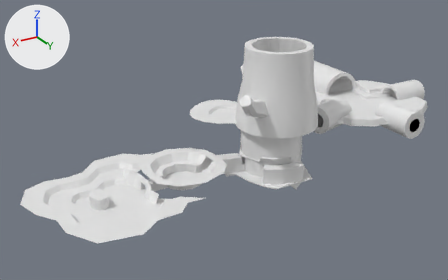
Before and after pictures for a commit that changed the FBX model Assets/Models/Terrain/protobosque.fbx.
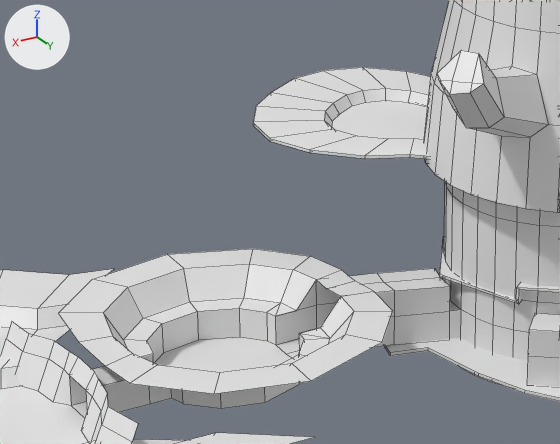
Old and new are each drawn whole from a camera (50 mm lens) standing at (208.7, 263.2, 129.0) and looking at (46.4, -7.3, -6.2) and again close up on the part from 27% to 61% of the width and 29% to 71% of the height. The lights are fixed; the arrows at upper left show +X, +Y and +Z. The first two pictures are the older version. The close-ups show mesh edges as thin lines. Where no turn or scale is listed for an object, it has been applied to the vertices.

The older version as bpy lines, for what is in view:
```python
me_circle_010 = bpy.data.meshes.new('Circle.010')
me_circle_010.from_pydata(...)  # 333 vertices, 331 faces; spans x -2.2..56.8, y -37.1..29.5, z 2.3..46.7
me_circle_013 = bpy.data.meshes.new('Circle.013')
me_circle_013.from_pydata(...)  # 549 vertices, 439 faces; spans x 6.0..158.0, y -40.0..45.0, z -27.0..3.0
# before: 251 (86.0, -3.0, -16.0) at pixel (153, 353), 252 (86.0, 3.0, -16.0), 253 (89.0, 3.0, -16.0), 254 (90.0, -3.0, -16.0), 265 (92.0, 3.0, -12.0) at pixel (132, 353)
# before: 266 (92.0, -3.0, -12.0) at pixel (112, 336)
me_plane_004 = bpy.data.meshes.new('Plane.004')
me_plane_004.from_pydata(...)  # 236 vertices, 197 faces; spans x 4.2..58.5, y -40.6..30.6, z -26.7..5.1
ob_circle = bpy.data.objects.new('Circle', me_circle_010)
ob_circle.location = (0.0, 0.0, 0.0)
ob_circle_004 = bpy.data.objects.new('Circle.004', me_circle_013)
ob_circle_004.location = (0.0, 0.0, 0.0)
ob_plane_002 = bpy.data.objects.new('Plane.002', me_plane_004)
ob_plane_002.location = (0.0, 0.0, 0.0)
```
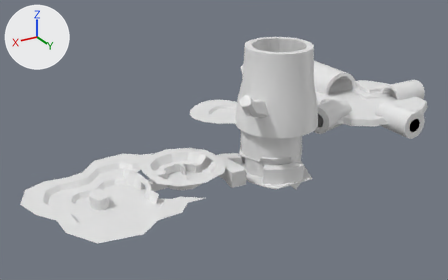
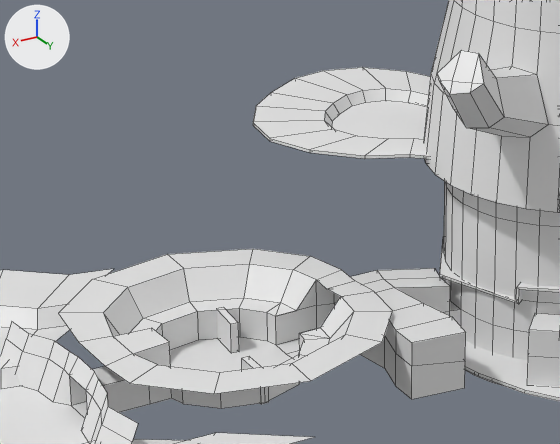
Pixel boxes (x1, y1, x2, y2) of what changed, in the close-ups (560 x 444 px):
```json
{"part": 1, "of": "me_circle_013", "change": "added", "after": [242, 357, 269, 404]}
{"part": 2, "of": "me_circle_013", "change": "built on", "before": [316, 273, 395, 347], "after": [217, 270, 466, 399]}
{"part": 3, "of": "me_circle_013", "change": "built on", "after": [113, 328, 170, 366]}
```

Scene script edits in JSON lines:
```json
{"block": "me_circle_013", "where": "# used by ob_circle_004; location = (0.0, 0.0, 0.0)"}
{"block": "me_circle_013", "where": "# verts and faces of me_circle_013; kept vertices keep their numbers, new ones are numbered from 549"}
{"op": "remove", "block": "me_circle_013", "code": "me_circle_013.from_pydata(...)  # 549 vertices, 439 faces; spans x 6.0..158.0, y -40.0..45.0, z -27.0..3.0"}
{"op": "add", "block": "me_circle_013", "code": "me_circle_013.from_pydata(...)  # 593 vertices, 481 faces; spans x 6.0..158.0, y -40.0..45.0, z -27.0..3.0"}
{"block": "me_circle_013", "change": "me_circle_013 part 1: a new loose piece, a box spanning x 75.1..76.3, y 4.8..10.4, z -20.8..-16.1"}
{"block": "me_circle_013", "change": "me_circle_013 part 2"}
{"block": "me_circle_013", "change": "8 faces are deleted"}
{"block": "me_circle_013", "change": "29 vertices are added at x 48.0..73.0, y -11.0..19.0, z -22.0..-13.0"}
{"block": "me_circle_013", "change": "5 new vertices lie (-1.0, 6.0, 0.0) away from vertices in x 50.0..56.0, y 2.0, z -22.0..-13.0"}
{"block": "me_circle_013", "change": "40 new faces join them"}
{"block": "me_circle_013", "change": "me_circle_013 part 3"}
{"op": "add", "block": "me_circle_013", "code": "delete_faces([(253, 254, 266, 265)])"}
{"op": "add", "block": "me_circle_013", "code": "verts[583] = (86.0, -3.0, -12.0)  # pixel (151, 327)"}
{"op": "add", "block": "me_circle_013", "code": "verts[584] = (86.0, 3.0, -12.0)  # pixel (169, 341)"}
{"op": "add", "block": "me_circle_013", "code": "faces += [(265, 584, 583, 266), (251, 252, 253, 254), (251, 583, 584, 252), (251, 254, 266, 583), (252, 584, 265, 253)]"}
```
